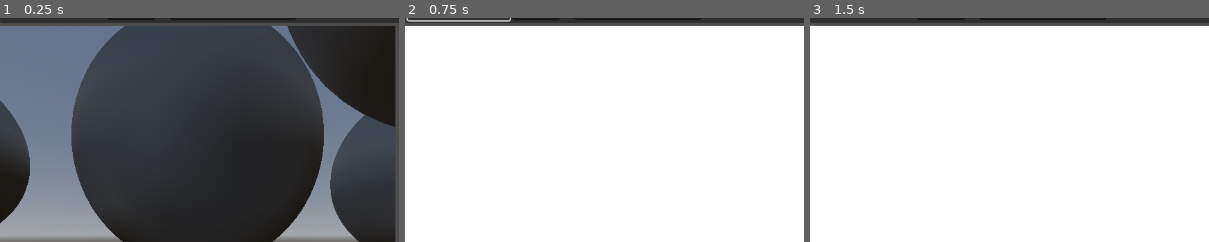
Above: before the commit, frames 1-3 (left to right).
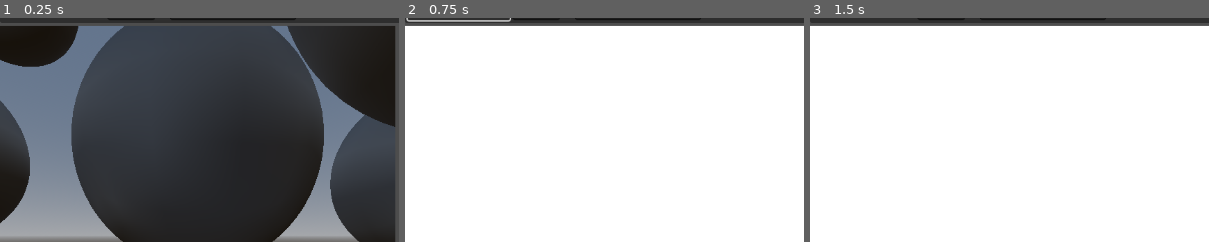
Above: after the commit, the same moments.

Repository: FrancoYudica/ComputePathTracer
Game: Godot game, scene res://main.tscn
Same seed, same stepped clock (60 frames per second), same inputs: the game is played once before the commit and once after it.
Inputs (mouse positions are % of the whole screen's width and height, from its top left):
- Up to frame 1 (0.25 s): no input
- Up to frame 2 (0.75 s): click "View rasterized" at 0.5 s
- Up to frame 3 (1.5 s): tap Enter at 1.25 s; move the mouse to (72, 45) at 1.27 s; press the mouse at (72, 45) at 1.28 s; hold D (move_right) from 1.28 s (still down)
The pictures show only the part of the screen within x 0-50%, y 5-55%; the shares and areas given below are measured in that part.

The runs differ from the first frame. In frame 1, 3.0% of the frame differs, in the area x 0-20%, y 3-22%; in frame 2, nothing differs; in frame 3, nothing differs.
Error in both runs: Cannot call method 'shader_create_from_spirv' on a null value. (res://renderer.gd:66)

Commit message:
Added dielectrics

Diff:
--- a/cpt/ProceduralSphere.gd
+++ b/cpt/ProceduralSphere.gd
@@ -2,12 +2,14 @@
 
 enum MaterialType {
 	Diffuse,
-	Metal
+	Metal,
+	Dielectric
 }
 
 @export var color: Color = Color.WHITE
 @export var material_type: MaterialType
-@export var fuzz: float = 0.0
+@export_range(0.0, 1.0) var fuzz: float = 0.0
+@export_range(0.0, 3.0) var refraction_index: float = 1.3
 
 func load_bytes(_byte_array: PackedFloat32Array, offset: int) -> void:
 	_byte_array[offset + 0] = position.x
--- a/cpt/main.tscn
+++ b/cpt/main.tscn
@@ -124,6 +124,35 @@
 skeleton = NodePath("../../../../../..")
 material_type = 1
 
+[node name="ProceduralSphere10" parent="VBoxContainer/HBoxContainer/RasterizedSubViewportContainer/SubViewport/Node3D" instance=ExtResource("3_7mycd")]
+transform = Transform3D(0.998079, 0, 0.06195439, 0, 1, 0, -0.06195439, 0, 0.998079, -1.490622, 2.03355, -2.1885793)
+skeleton = NodePath("../../../../../..")
+material_type = 2
+refraction_index = 1.407
+
+[node name="ProceduralSphere14" parent="VBoxContainer/HBoxContainer/RasterizedSubViewportContainer/SubViewport/Node3D" instance=ExtResource("3_7mycd")]
+transform = Transform3D(1.4472146, 0, 0.08983386, 0, 1.45, 0, -0.08983386, 0, 1.4472146, 4.7774625, 1.3213463, 1.2899139)
+skeleton = NodePath("../../../../../..")
+refraction_index = 1.0
+
+[node name="ProceduralSphere13" parent="VBoxContainer/HBoxContainer/RasterizedSubViewportContainer/SubViewport/Node3D" instance=ExtResource("3_7mycd")]
+transform = Transform3D(2.3305144, 0, 0.1446635, 0, 2.335, 0, -0.1446635, 0, 2.3305144, 4.7774625, 1.3213463, 1.2899139)
+skeleton = NodePath("../../../../../..")
+material_type = 2
+refraction_index = 1.4
+
+[node name="ProceduralSphere12" parent="VBoxContainer/HBoxContainer/RasterizedSubViewportContainer/SubViewport/Node3D" instance=ExtResource("3_7mycd")]
+transform = Transform3D(0.4990395, 0, 0.030977195, 0, 0.5, 0, -0.030977195, 0, 0.4990395, 1.200988, 2.03355, -4.419465)
+skeleton = NodePath("../../../../../..")
+material_type = 1
+refraction_index = 1.74
+
+[node name="ProceduralSphere11" parent="VBoxContainer/HBoxContainer/RasterizedSubViewportContainer/SubViewport/Node3D" instance=ExtResource("3_7mycd")]
+transform = Transform3D(0.998079, 0, 0.06195439, 0, 1, 0, -0.06195439, 0, 0.998079, 1.200988, 2.03355, -4.419465)
+skeleton = NodePath("../../../../../..")
+material_type = 2
+refraction_index = 1.612
+
 [node name="ProceduralSphere3" parent="VBoxContainer/HBoxContainer/RasterizedSubViewportContainer/SubViewport/Node3D" instance=ExtResource("3_7mycd")]
 transform = Transform3D(1, 0, 0, 0, 1, 0, 0, 0, 1, 1.2524259, 0, 0)
 skeleton = NodePath("../../../../../..")
--- a/cpt/renderer.gd
+++ b/cpt/renderer.gd
@@ -233,7 +233,7 @@
 		materials_data.push_back(sphere.color.b)
 		materials_data.push_back(sphere.material_type)
 		materials_data.push_back(sphere.fuzz)
-		materials_data.push_back(0.0)
+		materials_data.push_back(sphere.refraction_index)
 		materials_data.push_back(0.0)
 		materials_data.push_back(0.0)
 		materials_count += 1
Not shown, changed: cpt/shaders/pathtracer.glsl
Not shown, changed: cpt/shaders/common.glsl.inc
Not shown, changed: cpt/shaders/primitives.glsl.inc
